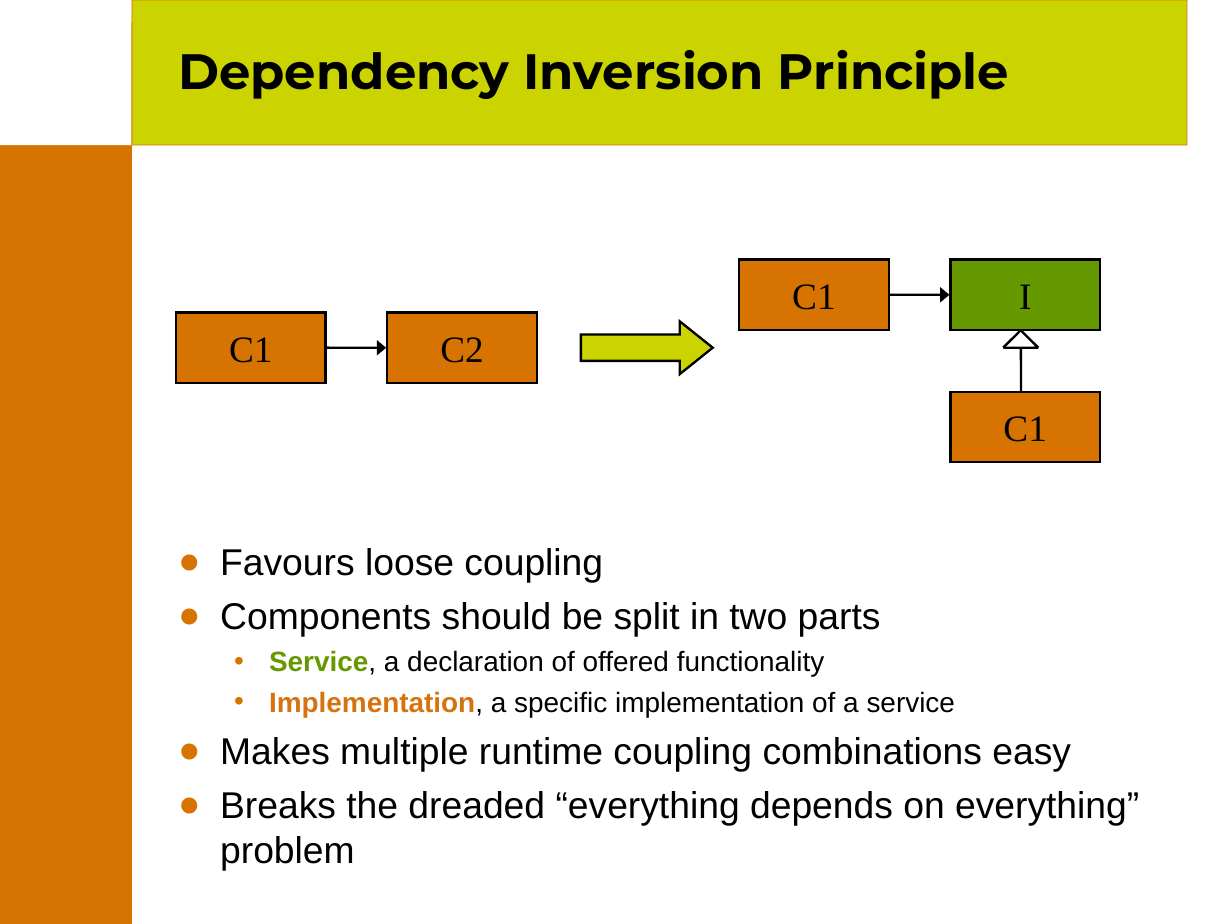
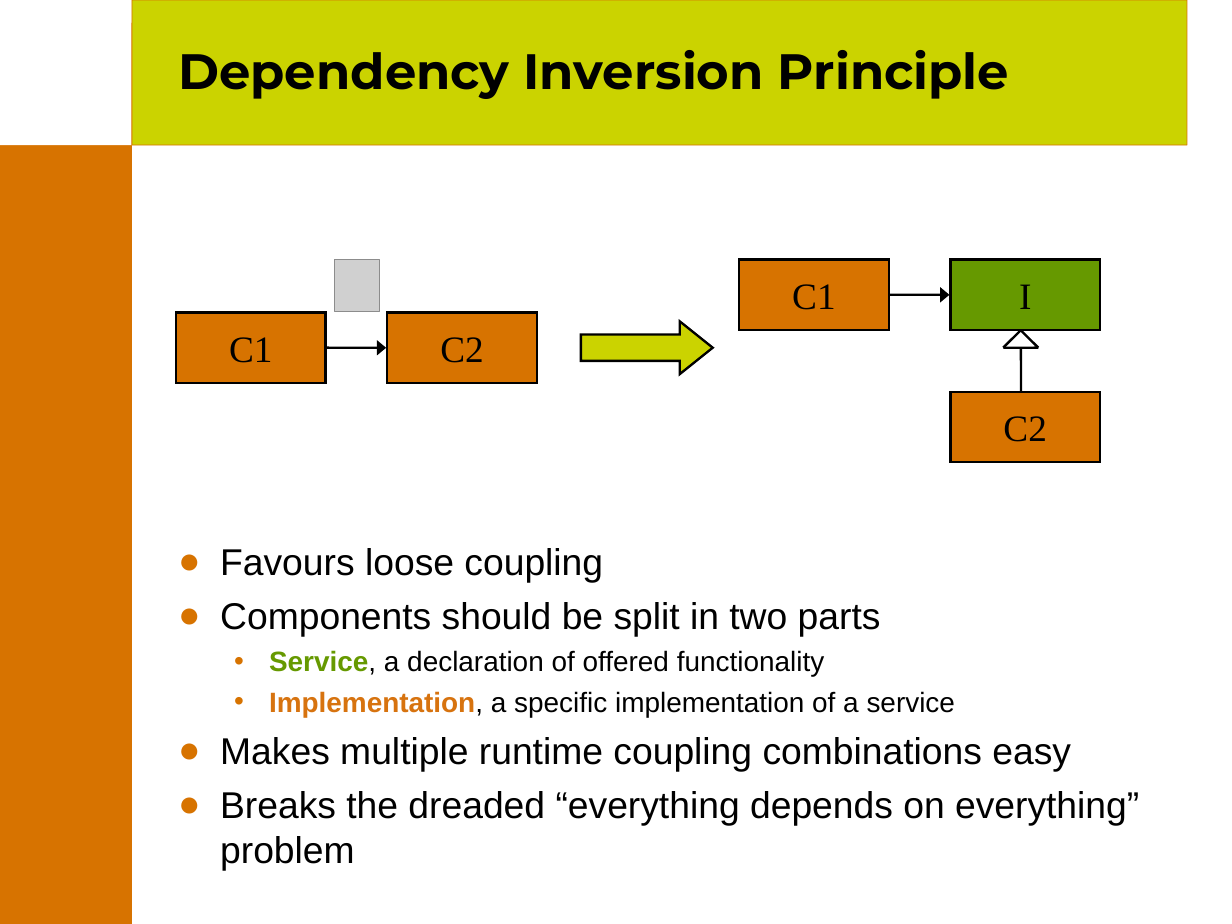
Before and after one commit to joehni/PicoContainer1-CVS, a slide deck: slide 12 of site/presentations/PicoContainer.ppt (slide 13 before the commit). Drawn at 1232x924 pixels with LibreOffice and Linux fonts; fonts in the diff are those of the drawing; grey boxes stand for pictures; background and template pictures are left out. Boxes give left, top, right and bottom in pixels: in the first picture for what was removed or moved away, otherwise in the second. Text is boxed around its words. In the diff, an @@ line names an element or a change of style, - is before the commit and + after.

```diff
--- a/site/presentations/PicoContainer.ppt
+++ b/site/presentations/PicoContainer.ppt
@@ picture added at [334,259,379,311] @@
@@ text in rectangle at [1003,416,1046,442]: text changed @@
-C1
+C2
```
Also in this commit, not shown: 14 other slides changed, 1 slide added, 3 slides removed.
